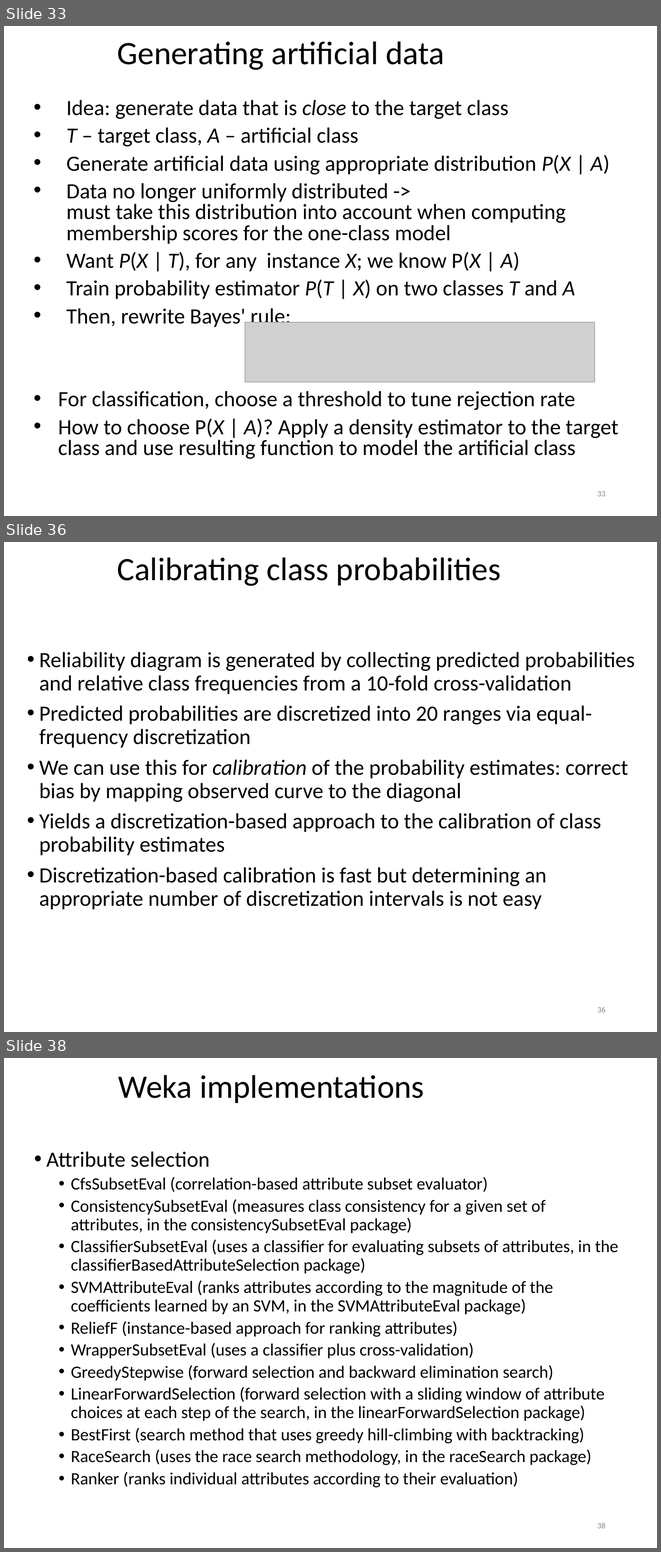
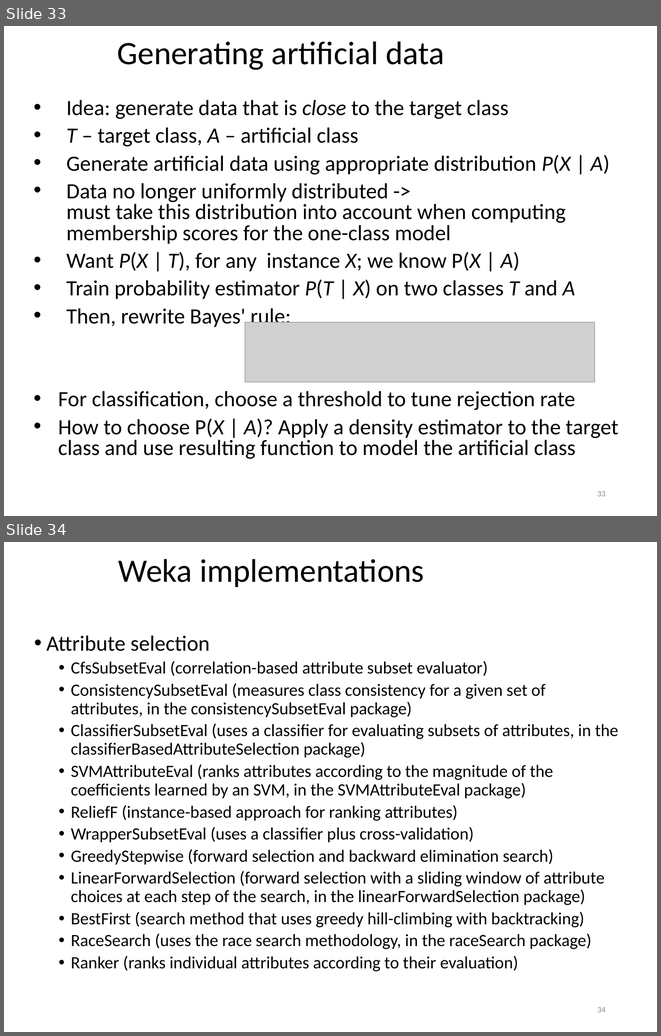
Before and after one commit to khaledmrasheed/khaledmrasheed.github.io, a slide deck: DMcourse/Chapter8.pptx. Shown one above the other, each under a label of ours: slides 33, 36 and 38 before the commit, slides 33 and 34 after it; the slides between them are not shown. The pictures are 661x1552 and 661x1036 pixels, drawn with LibreOffice and Linux fonts; fonts in the diff are those of the drawing; grey boxes stand for pictures. Boxes give left, top, right and bottom in pixels: in the first picture for what was removed or moved away, otherwise in the second. Text is boxed around its words. In the diff, an @@ line names an element or a change of style, - is before the commit and + after.

```diff
--- a/DMcourse/Chapter8.pptx
+++ b/DMcourse/Chapter8.pptx
@@ slide 36 removed at (x1=4, y1=542, x2=657, y2=1032), background #FFFFFF @@
@@ title removed at (x1=117, y1=557, x2=501, y2=586) @@
-Calibrating class probabilities
@@ text removed at (x1=39, y1=652, x2=635, y2=909) @@
-• Reliability diagram is generated by collecting predicted probabilities and relative class frequencies from a 10-fold cross-validation
-• Predicted probabilities are discretized into 20 ranges via equal-frequency discretization
-• We can use this for calibration of the probability estimates: correct bias by mapping observed curve to the diagonal
-• Yields a discretization-based approach to the calibration of class probability estimates
-• Discretization-based calibration is fast but determining an appropriate number of discretization intervals is not easy
@@ page number removed at (x1=597, y1=1006, x2=606, y2=1012) @@
-36
@@ what was slide 38 is now slide 34 @@
@@ page number at (x1=597, y1=1007, x2=606, y2=1012): text changed @@
-38
+34
```
Also in this commit, not shown: 1 slide changed, 3 other slides removed.
